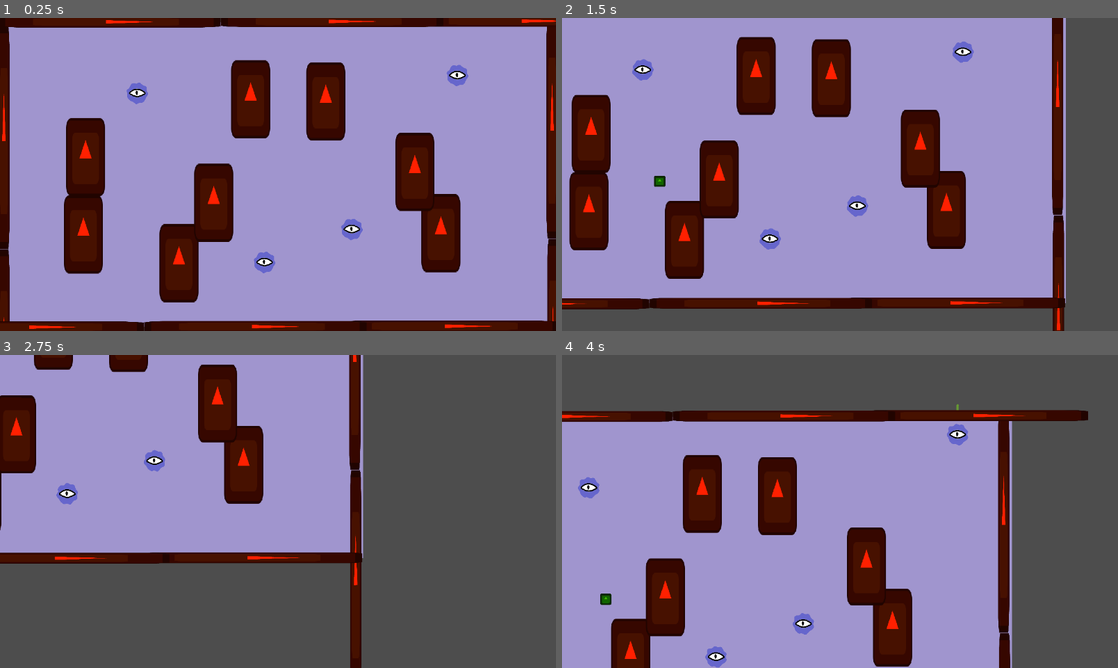
Above: before the commit, frames 1-4 (two rows, left to right).
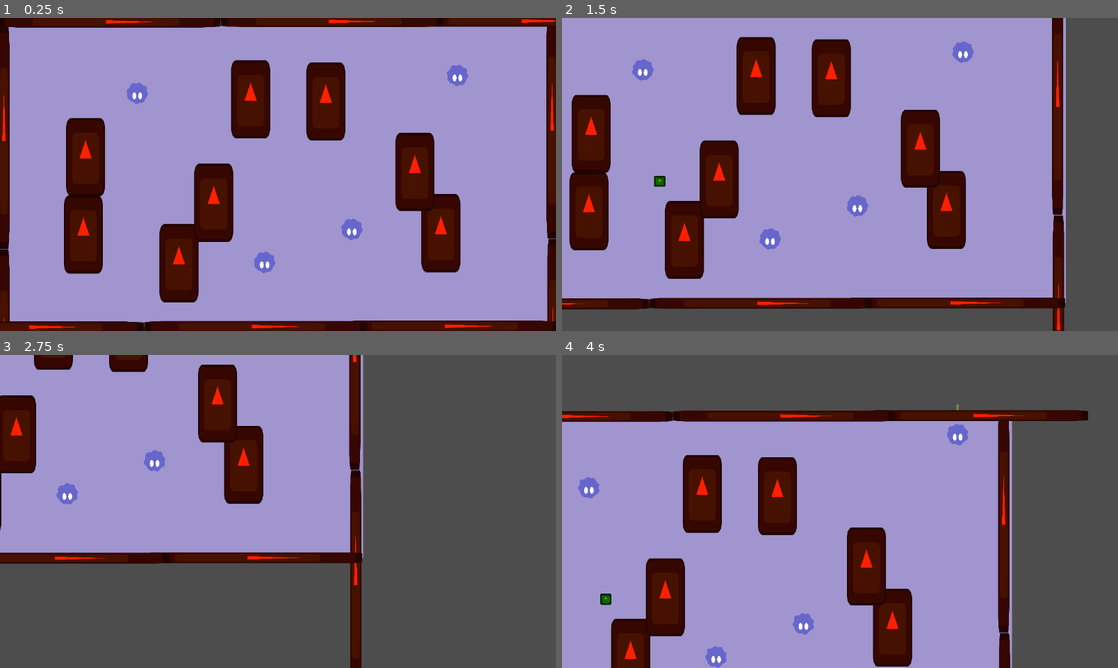
Above: after the commit, the same moments.

Repository: Sadathy/Wild-Jam-94
Game: Godot game, scene res://Scenes/Screens/tank.tscn
Same seed, same stepped clock (60 frames per second), same inputs: the game is played once before the commit and once after it. The engine's default icon, where the game draws it, is replaced by a stand-in: a white triangle on a blue panel in a dark square.
Inputs (mouse positions are in pixels of both pictures, inside the frame that each line leads up to):
- Up to frame 1 (0.25 s): no input
- Up to frame 2 (1.5 s): tap Enter at 0.5 s; move the mouse to (962, 158) at 0.52 s; hold D (right) 0.53-1.28 s; click (962, 158) at 0.67 s; move the mouse to (728, 190) at 1.27 s; hold Down (down) from 1.28 s (still down)
- Up to frame 3 (2.75 s): move the mouse to (333, 442) at 2.02 s; release Down (down) at 2.03 s; hold D (right) from 2.03 s (still down)
- Up to frame 4 (4 s): move the mouse to (812, 574) at 2.77 s; release D (right) at 2.78 s; hold W (up) 2.78-3.53 s; click (812, 574) at 2.92 s; move the mouse to (1006, 558) at 3.52 s; hold A (left) from 3.53 s (still down)

The runs differ from the first frame. In frame 1, 0.3% of the frame differs, in the area x 23-84%, y 16-80%; in frame 2, 0.3%; in frame 3, 0.1%; in frame 4, 0.3%, in the area x 3-73%, y 23-99%.

Commit message:
Updated eyes graphic

Diff:
--- a/game-jam-94/Scenes/Entities/blob.tscn
+++ b/game-jam-94/Scenes/Entities/blob.tscn
@@ -87,3 +87,4 @@
 
 [node name="Eyes" parent="." unique_id=1653391680 instance=ExtResource("7_b7hkt")]
 unique_name_in_owner = true
+position = Vector2(0, 6)
--- a/game-jam-94/Scenes/Mutations/Eyes/eyes.tscn
+++ b/game-jam-94/Scenes/Mutations/Eyes/eyes.tscn
@@ -1,11 +1,11 @@
 [gd_scene format=3 uid="uid://ce2525wmd1qdw"]
 
 [ext_resource type="Script" uid="uid://tsvbepmfs6le" path="res://Scripts/Mutations/Eyes/eyes.gd" id="1_dwkd0"]
-[ext_resource type="Texture2D" uid="uid://b0qufygm837pu" path="res://Assets/eye.png" id="2_dwkd0"]
+[ext_resource type="Texture2D" uid="uid://dwmostq8m7nb3" path="res://Assets/Blob/Blob_Eyes.png" id="2_dwkd0"]
 
 [node name="Eyes" type="Node2D" unique_id=1653391680]
 script = ExtResource("1_dwkd0")
 
 [node name="Sprite" type="Sprite2D" parent="." unique_id=816228710]
-scale = Vector2(0.6, 0.6)
+scale = Vector2(0.1, 0.1)
 texture = ExtResource("2_dwkd0")
Binary file added: game-jam-94/Assets/Blob/Blob_Eyes.png
Not shown, added: game-jam-94/Assets/Blob/Blob_Eyes.png.import
